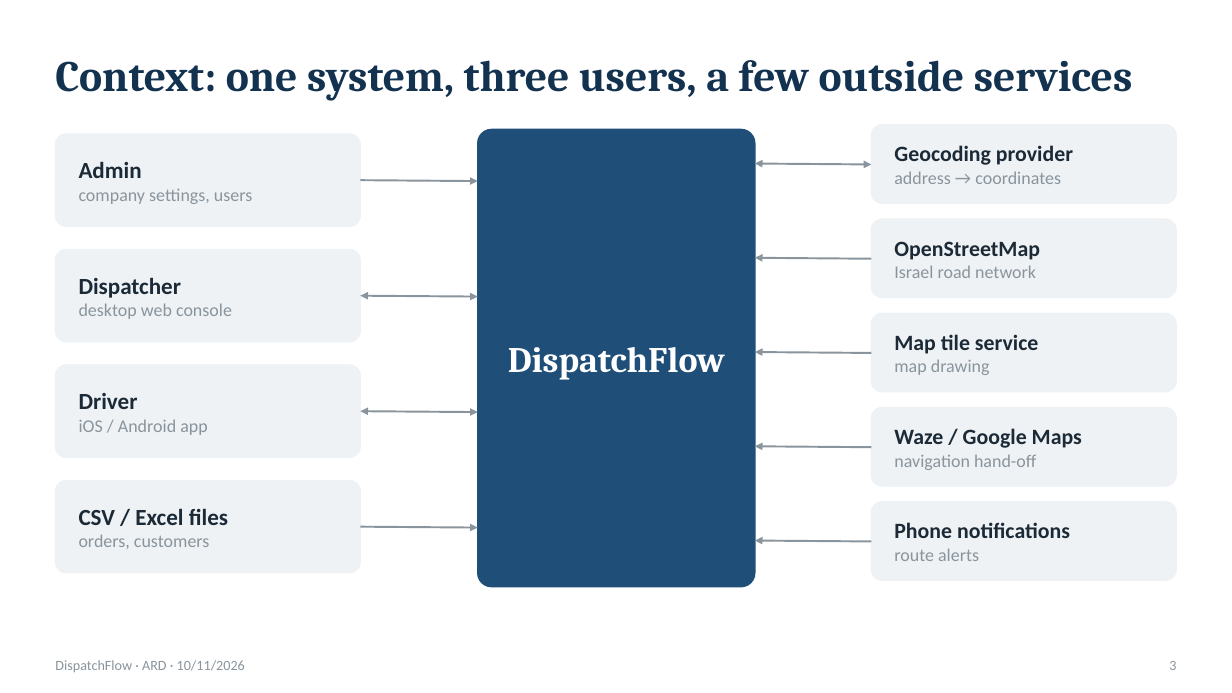
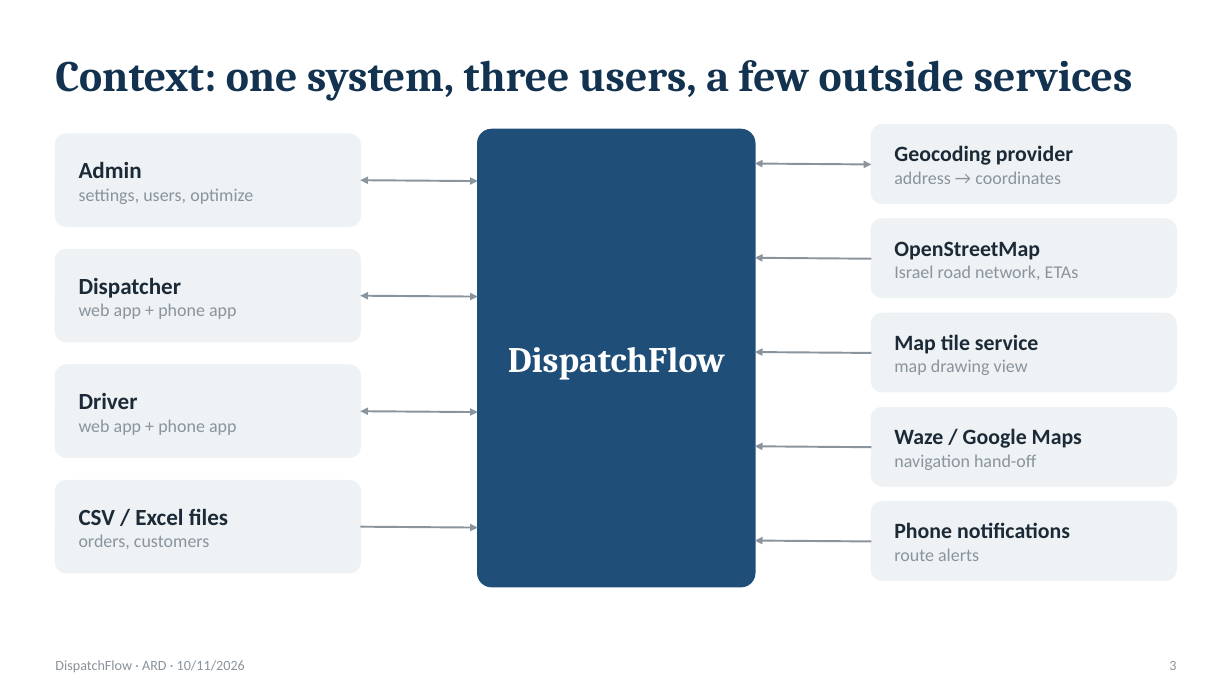
Before and after one commit to NaimElijah/DispatchFlow, a slide deck: slide 3 of docs/presentations/ARD/DispatchFlow_ARD_Presentation.pptx. Drawn at 1232x693 pixels with LibreOffice and Linux fonts; fonts in the diff are those of the drawing. Boxes give left, top, right and bottom in pixels: in the first picture for what was removed or moved away, otherwise in the second. Text is boxed around its words. In the diff, an @@ line names an element or a change of style, - is before the commit and + after.

```diff
--- a/docs/presentations/ARD/DispatchFlow_ARD_Presentation.pptx
+++ b/docs/presentations/ARD/DispatchFlow_ARD_Presentation.pptx
@@ text at [79, 189, 253, 204]: text changed @@
-company settings, users
+settings, users, optimize
@@ arrow (360, 180) - (478, 181): arrow to double arrow @@
@@ text at [894, 265, 1079, 280]: text changed @@
-Israel road network
+Israel road network, ETAs
@@ text at [79, 303, 237, 319]: text changed @@
-desktop web console
+web app + phone app
@@ text at [894, 359, 1028, 375]: text changed @@
-map drawing
+map drawing view
@@ text at [79, 419, 237, 435]: text changed @@
-iOS / Android app
+web app + phone app
```
Also in this commit, not shown: 7 other slides changed, 7 slides added, 8 slides removed, 1 other file.
